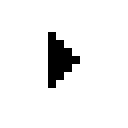
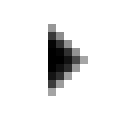
Revision of a layered 128×128 image; what changed, layer by layer:
painted on "Layer 3" over [48, 24, 88, 96]
